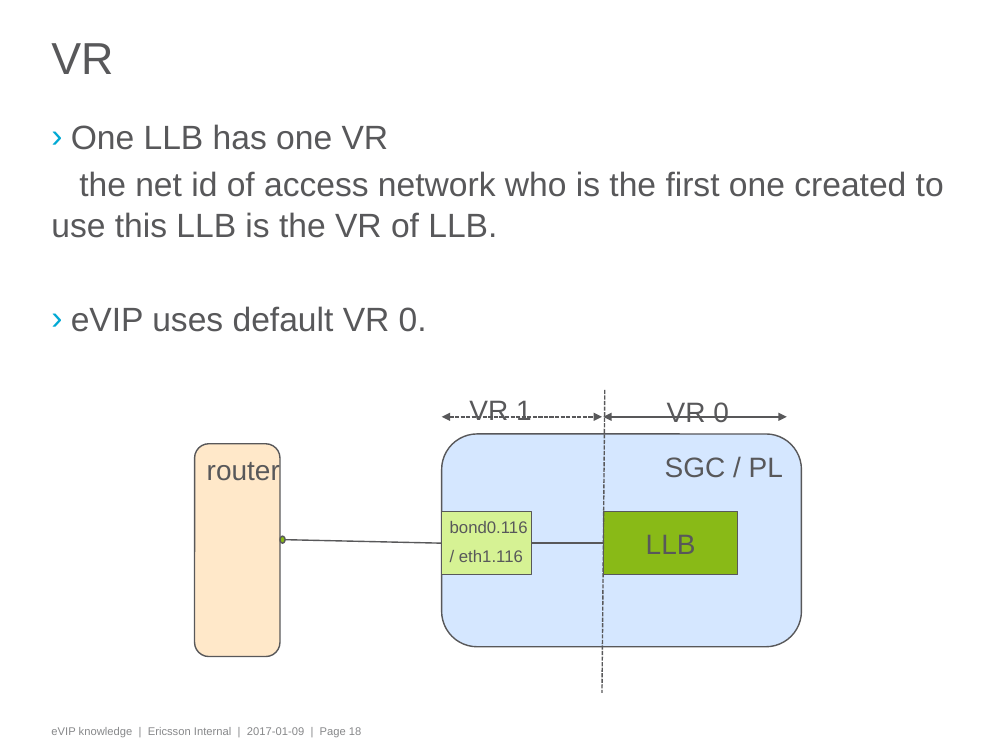
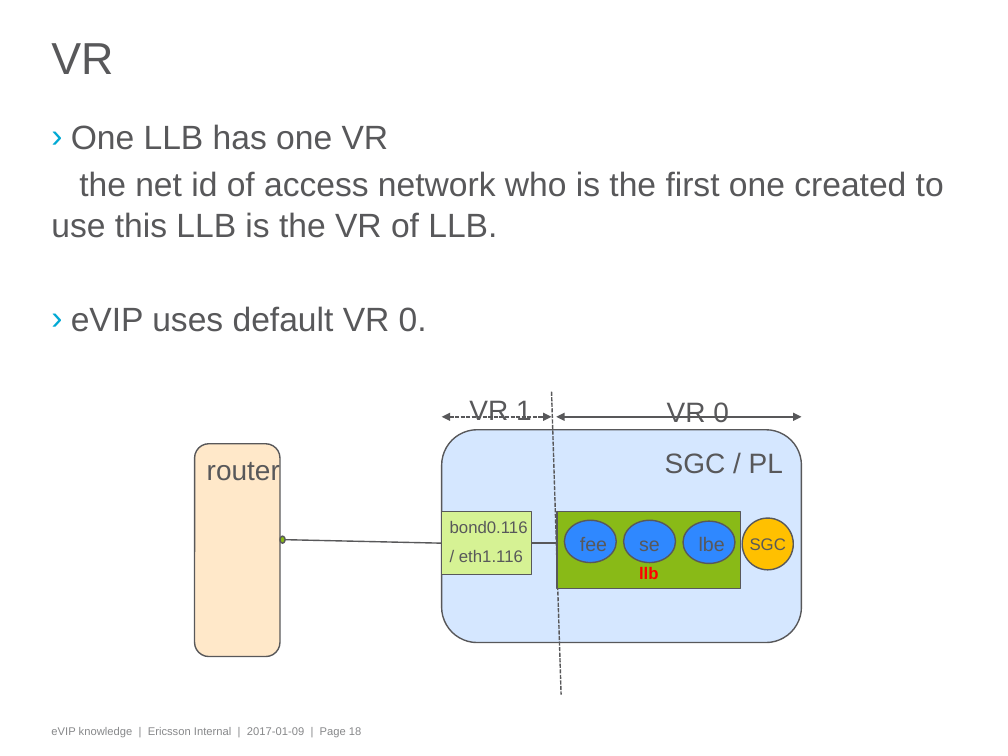
Before and after one commit to odking/mecome, a slide deck: slide 18 of sbg/eVIP knowledge.pptx. Drawn at 1008x756 pixels with LibreOffice and Linux fonts; fonts in the diff are those of the drawing; background and template pictures are left out. Boxes give left, top, right and bottom in pixels: in the first picture for what was removed or moved away, otherwise in the second. Text is boxed around its words. In the diff, an @@ line names an element or a change of style, - is before the commit and + after.

```diff
--- a/sbg/eVIP knowledge.pptx
+++ b/sbg/eVIP knowledge.pptx
@@ double arrow moved from (442, 417) - (602, 417) to (442, 417) - (551, 417) @@
@@ line moved from (605, 390) - (602, 694) to (551, 392) - (561, 695) @@
@@ double arrow moved from (604, 417) - (787, 417) to (556, 417) - (801, 417) @@
@@ rounded rectangle "SGC / PL": place and size @@
-rounded rectangle "SGC / PL" at [442, 434, 801, 647]
+rounded rectangle "SGC / PL" at [442, 429, 801, 642]
@@ rectangle "llb": place and size @@
-rectangle "llb" at [604, 512, 738, 575]
+rectangle "llb" at [557, 512, 741, 589]
@@ rectangle "llb" at [557, 512, 741, 589]: vertical alignment middle to bottom @@
@@ ellipse added at [564, 520, 617, 562], fill #2F88FF, outline #58585A 1 pt, 14 pt, text #58585A @@
+fee
@@ ellipse added at [624, 520, 676, 562], fill #2F88FF, outline #58585A 1 pt, 14 pt, text #58585A @@
+se
@@ ellipse added at [683, 521, 736, 563], fill #2F88FF, outline #58585A 1 pt, 14 pt, text #58585A @@
+lbe
@@ ellipse added at [742, 518, 793, 570], fill #FFC000, outline #58585A 1 pt, 12 pt, text #58585A @@
+SGC
@@ line moved from (531, 543) - (604, 543) to (531, 543) - (562, 543) @@
@@ text in rectangle at [639, 567, 659, 579]: text changed; size 20 to 12 pt; text colour #58585A to #FF0000; bold on @@
-LLB
+llb
```
Also in this commit, not shown: 5 other slides changed, 3 slides added, 2 slides removed, 10 other files.
